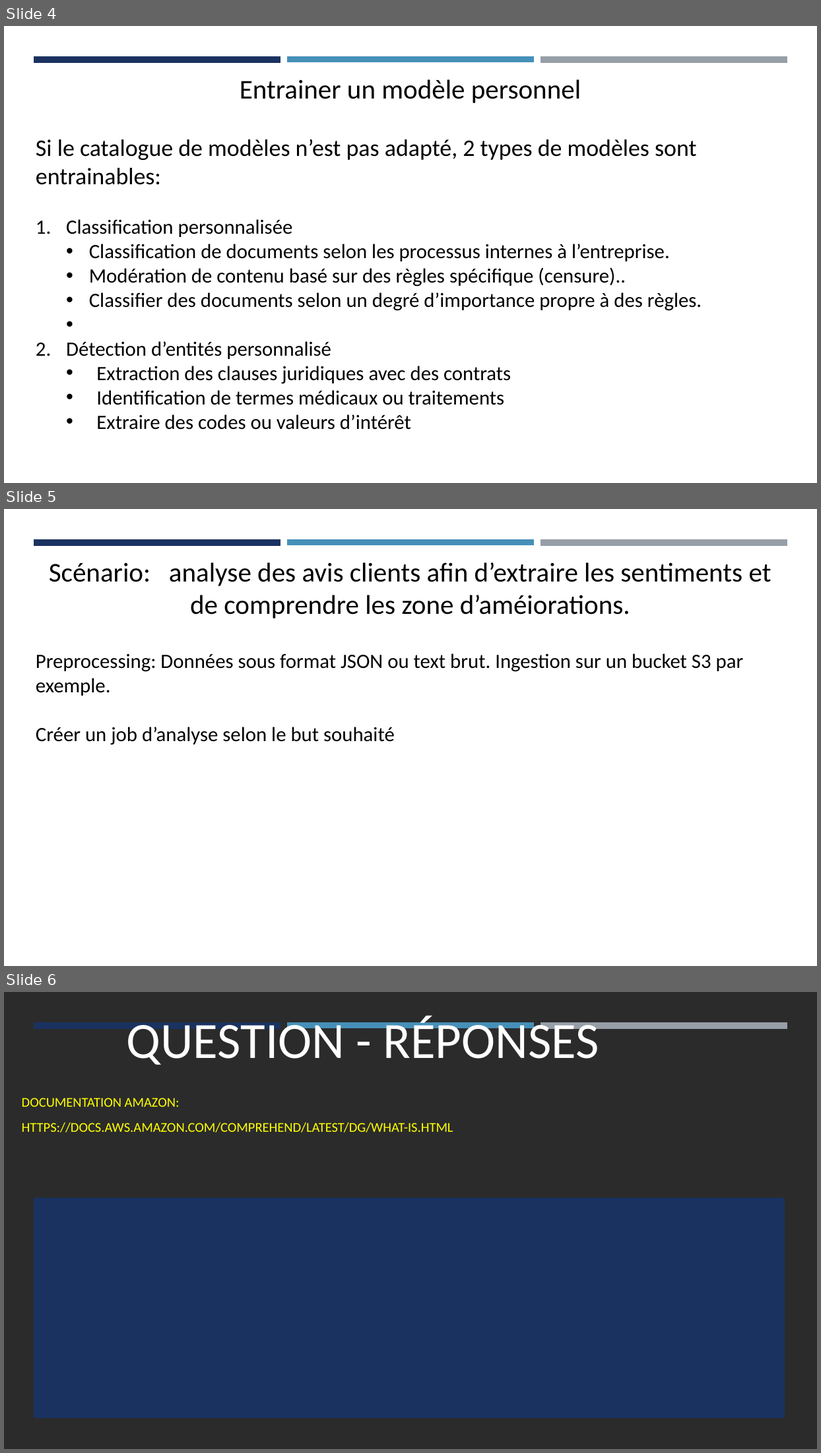
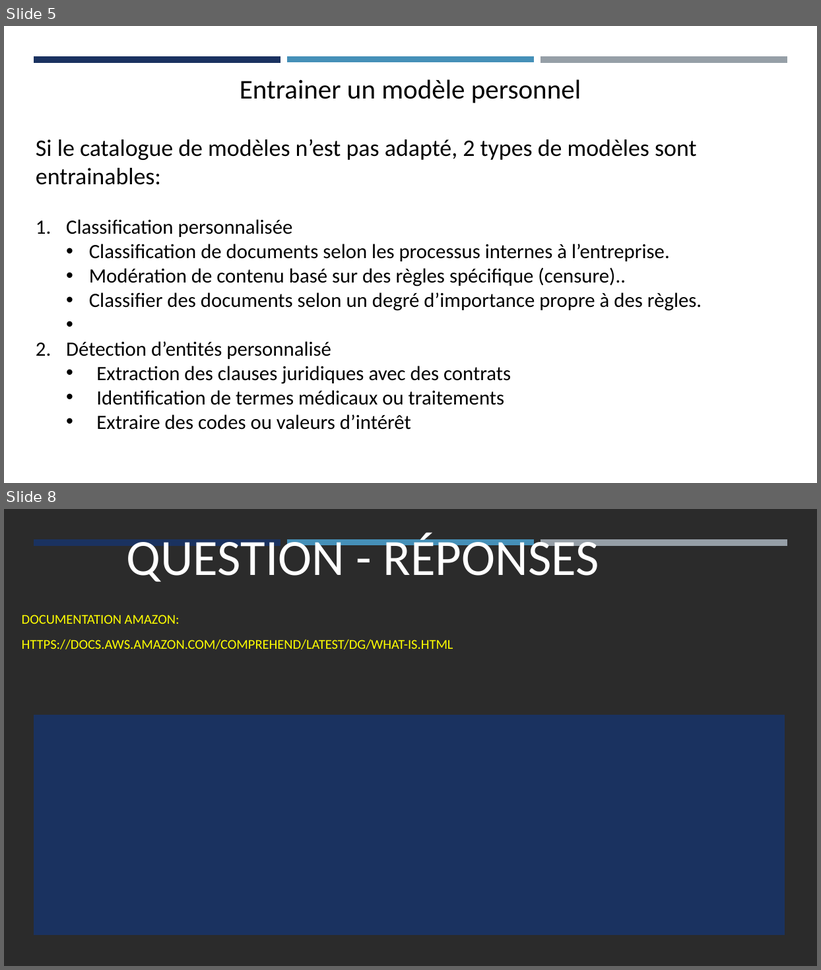
Before and after one commit to Jmuhleman/pw_CLD, a slide deck: workshop/AWS Comprehend.odp. Shown one above the other, each under a label of ours: slides 4, 5 and 6 before the commit, slides 5 and 8 after it; the slides between them are not shown. The pictures are 821x1453 and 821x970 pixels, drawn with LibreOffice and Linux fonts; fonts in the diff are those of the drawing; background and template pictures are left out; a plain dark background stands for a picture behind light text. Boxes give left, top, right and bottom in pixels: in the first picture for what was removed or moved away, otherwise in the second. Text is boxed around its words. In the diff, an @@ line names an element or a change of style, - is before the commit and + after.

```diff
--- a/workshop/AWS Comprehend.odp
+++ b/workshop/AWS Comprehend.odp
@@ slide 5 removed at (x1=4, y1=509, x2=817, y2=966), background #FFFFFF; not listed: 3 template elements that a slide beside it also shows @@
@@ text removed at (x1=36, y1=562, x2=772, y2=745) @@
-Scénario: analyse des avis clients afin d’extraire les sentiments et de comprendre les zone d’améiorations.
-Preprocessing: Données sous format JSON ou text brut. Ingestion sur un bucket S3 par exemple.
-Créer un job d’analyse selon le but souhaité
@@ what was slide 4 is now slide 5 @@
@@ what was slide 6 is now slide 8 @@
```
Also in this commit, not shown: 4 slides added, 1 other slide removed.
